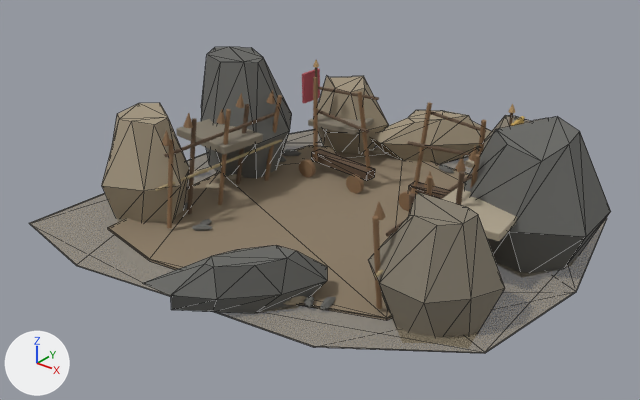
Renders of the glTF model public/assets/scenery/zabulistan/gate-cliff-siege-set.glb from each side of a commit.
One viewpoint serves both versions: a 50 mm lens placed at (10.33, -14.1, 8.93), pointed at (-0.4, -0.69, 0.61). The lights are fixed; the arrows at lower left show +X, +Y and +Z. The first picture is the older version. Mesh edges are drawn as thin lines on the coarser meshes. Where no turn or scale is listed for an object, it has been applied to the vertices.

In view in the first picture: 'gate_depth_cliff_mass_0', 'gate_depth_cliff_mass_1', 'gate_depth_cliff_mass_2', 'gate_depth_cliff_mass_3', 'gate_depth_cliff_mass_4', 'gate_depth_cliff_mass_6', 'gate_depth_cliff_mass_7', 'gate_depth_cut_terrace_0', 'gate_depth_cut_terrace_1', 'gate_depth_shadow_wash', 'gate_depth_siege_sill_-1', 'gate_depth_trampled_shelf' and 53 more.
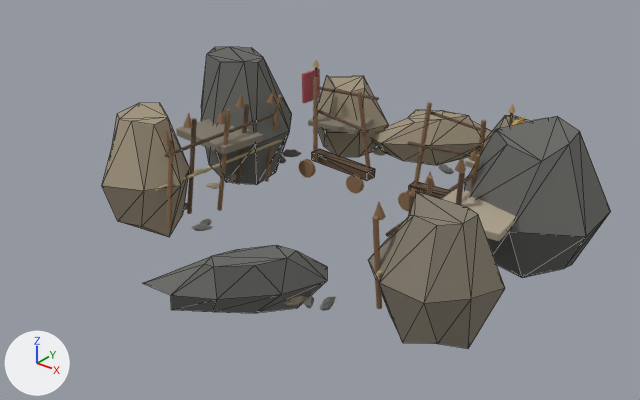
What differs and where, as boxes [x1, y1, x2, y2] in the pictures (640 x 400 px):
'gate_depth_trampled_shelf', deleted (brown)
    before: [108, 146, 469, 320]
'gate_depth_shadow_wash', deleted
    before: [29, 130, 607, 353]

Patch to the scene script:
```diff
--- a/public/assets/scenery/zabulistan/gate-cliff-siege-set.glb.py
+++ b/public/assets/scenery/zabulistan/gate-cliff-siege-set.glb.py
@@ ob_gate_depth_shadow_wash @@
-ob_gate_depth_shadow_wash = bpy.data.objects.new('gate_depth_shadow_wash', me_gate_depth_shadow_wash_mesh)
-ob_gate_depth_shadow_wash.location = (0.0, 0.0, 0.0)
@@ ob_gate_depth_trampled_shelf @@
-ob_gate_depth_trampled_shelf = bpy.data.objects.new('gate_depth_trampled_shelf', me_gate_depth_trampled_shelf_mesh)
-ob_gate_depth_trampled_shelf.location = (0.0, 0.0, 0.0)
```
